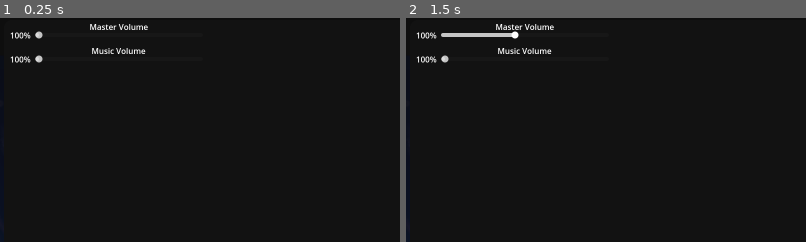
Above: before the commit, frames 1-2 (left to right).
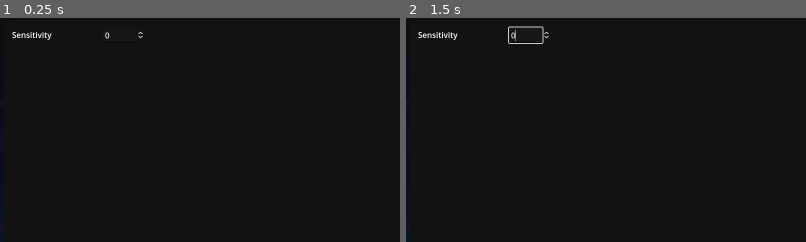
Above: after the commit, the same moments.

Repository: anthony-63/FluxV3
Game: Godot game, scene res://scenes/menu.tscn
Two runs of this game, one before a commit and one after it. Both use one fixed random seed, a clock stepped at 60 frames per second and the inputs below. This scene is started directly instead of the project's main scene.
Inputs (mouse positions are % of the whole screen's width and height, from its top left):
- Up to frame 1 (0.25 s): no input
- Up to frame 2 (1.5 s): click (11, 47) at 0.5 s; click "Rate & Dist." at 1.25 s
The pictures show only the part of the screen within x 0-50%, y 0-50%; the shares and areas given below are measured in that part.

The runs differ from the first frame. In frame 1, 0.9% of the frame differs, in the area x 2-37%, y 2-21%; in frame 2, 1.3%.

Commit message:
fix settings signals

Diff:
--- a/scenes/menu.tscn
+++ b/scenes/menu.tscn
@@ -219,10 +219,8 @@
 grow_horizontal = 2
 grow_vertical = 2
 theme_override_font_sizes/font_size = 12
-current_tab = 1
 
 [node name="Note" type="NoteSettings" parent="Viewports/SettingsMenu/Settings/Tabs"]
-visible = false
 layout_mode = 2
 
 [node name="GridContainer" type="GridContainer" parent="Viewports/SettingsMenu/Settings/Tabs/Note"]
@@ -318,6 +316,7 @@
 text = "Approach Distance"
 
 [node name="Audio" type="AudioSettings" parent="Viewports/SettingsMenu/Settings/Tabs"]
+visible = false
 layout_mode = 2
 
 [node name="GridContainer" type="GridContainer" parent="Viewports/SettingsMenu/Settings/Tabs/Audio"]
@@ -389,6 +388,45 @@
 text = "100%"
 horizontal_alignment = 1
 vertical_alignment = 1
+
+[node name="Cursor" type="CursorSettings" parent="Viewports/SettingsMenu/Settings/Tabs"]
+visible = false
+layout_mode = 2
+
+[node name="GridContainer" type="GridContainer" parent="Viewports/SettingsMenu/Settings/Tabs/Cursor"]
+layout_mode = 1
+anchors_preset = 15
+anchor_right = 1.0
+anchor_bottom = 1.0
+offset_left = 8.0
+offset_top = 8.0
+offset_right = -8.0
+offset_bottom = -8.0
+grow_horizontal = 2
+grow_vertical = 2
+
+[node name="Cursor" type="Panel" parent="Viewports/SettingsMenu/Settings/Tabs/Cursor/GridContainer"]
+layout_mode = 2
+size_flags_horizontal = 3
+size_flags_vertical = 3
+theme_override_styles/panel = SubResource("StyleBoxFlat_mjhed")
+
+[node name="Sensitivity" type="SpinBox" parent="Viewports/SettingsMenu/Settings/Tabs/Cursor/GridContainer/Cursor"]
+layout_mode = 0
+offset_left = 198.0
+offset_top = 15.0
+offset_right = 281.063
+offset_bottom = 46.0
+max_value = 1000.0
+step = 0.01
+
+[node name="Label" type="Label" parent="Viewports/SettingsMenu/Settings/Tabs/Cursor/GridContainer/Cursor/Sensitivity"]
+layout_mode = 0
+offset_left = -182.0
+offset_top = 3.0
+offset_right = -68.0
+offset_bottom = 26.0
+text = "Sensitivity"
 
 [node name="Close" type="Button" parent="Viewports/SettingsMenu/Settings"]
 layout_mode = 1
Not shown, changed: rust/src/game/cursor.rs
Not shown, added: rust/src/menu/settings/cursor.rs
Not shown, changed: rust/src/menu/settings/mod.rs
Not shown, changed: rust/src/menu/settings/note.rs
Not shown, changed: rust/src/settings/mod.rs
